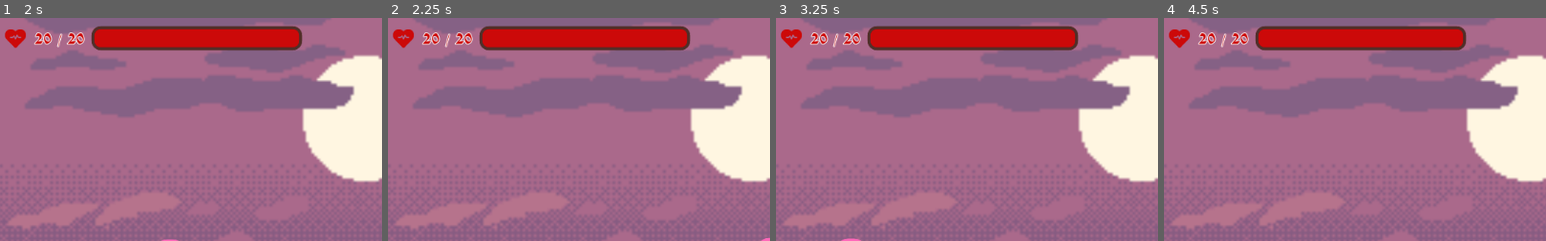
Above: before the commit, frames 1-4 (left to right).
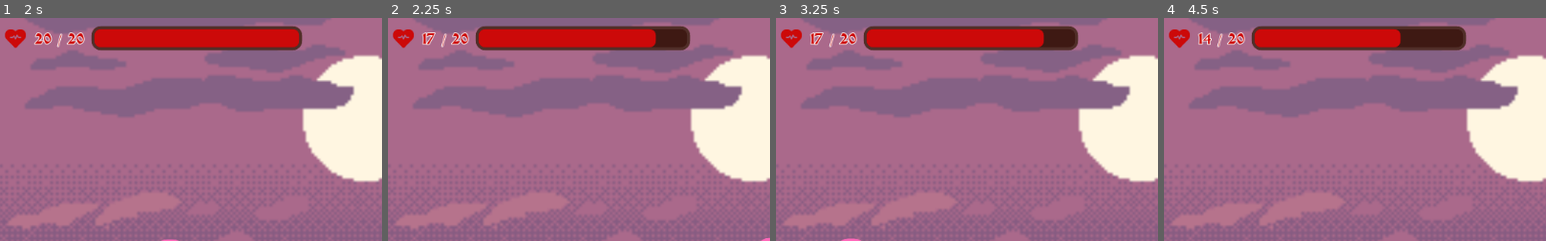
Above: after the commit, the same moments.

Repository: Maaack/Battle-Deck-Energy
Game: Godot game, scene res://Scenes/Main.tscn
Same seed, same stepped clock (60 frames per second), same inputs: the game is played once before the commit and once after it.
Inputs (mouse positions are % of the whole screen's width and height, from its top left):
- Up to frame 1 (2 s): move the mouse to (72, 45) at 0.52 s; click (72, 45) at 0.67 s; move the mouse to (30, 55) at 1.27 s; click (30, 55) at 1.42 s
- Up to frame 2 (2.25 s): click "End Turn" at 2 s
- Up to frame 3 (3.25 s): move the mouse to (60, 28) at 2.77 s; click (60, 28) at 2.92 s
- Up to frame 4 (4.5 s): move the mouse to (45, 70) at 3.52 s; click (45, 70) at 3.67 s; click "End Turn" at 4.25 s
The pictures show only the part of the screen within x 2-52%, y 2-52%; the shares and areas given below are measured in that part.

Frame 1 is identical in both runs. In frame 2, 1.4% of the frame differs, in the area x 8-79%, y 3-15%; in frame 3, 1.4%; in frame 4, 2.2%.

Commit message:
BATL-01: Player takes damage when opponent plays attack card.

Diff:
--- a/Scenes/HUD/AIOpponent.gd
+++ b/Scenes/HUD/AIOpponent.gd
@@ -48,9 +48,9 @@
 func pick_card():
 	var random_index: int = randi() % hand.size()
 	print("Opponent plays %s " % str(hand[random_index]))
+	return hand[random_index]
 
 func end_turn():
-	pick_card()
 	discard_hand()
 
 func start_turn():
--- a/Scenes/HUD/BattleScreen.gd
+++ b/Scenes/HUD/BattleScreen.gd
@@ -1,5 +1,7 @@
 extends Control
 
+
+signal player_updated
 
 onready var draw_pile = $DrawPile
 onready var discard_pile = $DiscardPile
@@ -66,7 +68,11 @@
 	draw_hand_timer.start()
 	for opponent in opponents:
 		if opponent is AIOpponent:
+			var card : Card = opponent.pick_card()
+			if card.card_settings.title == 'Attack':
+				hit_player(3)
 			opponent.end_turn()
+
 	enemy_turn_timer.start()
 
 func _on_DrawHandTimer_timeout():
@@ -129,3 +135,7 @@
 	for opponent in opponents:
 		if opponent is AIOpponent:
 			opponent.start_turn()
+
+func hit_player(damage:int):
+	player.health -= damage
+	emit_signal("player_updated")
--- a/Scenes/Main.gd
+++ b/Scenes/Main.gd
@@ -17,3 +17,6 @@
 	opponent.character = enemy
 	battle_screen.opponents = [opponent]
 	battle_screen.start()
+
+func _on_BattleScreen_player_updated():
+	player_screen.update_meter()
--- a/Scenes/Main.tscn
+++ b/Scenes/Main.tscn
@@ -77,3 +77,4 @@
 [node name="BattleScreen" parent="HUDContainer" instance=ExtResource( 2 )]
 
 [node name="PlayerScreen" parent="HUDContainer" instance=ExtResource( 7 )]
+[connection signal="player_updated" from="HUDContainer/BattleScreen" to="." method="_on_BattleScreen_player_updated"]
